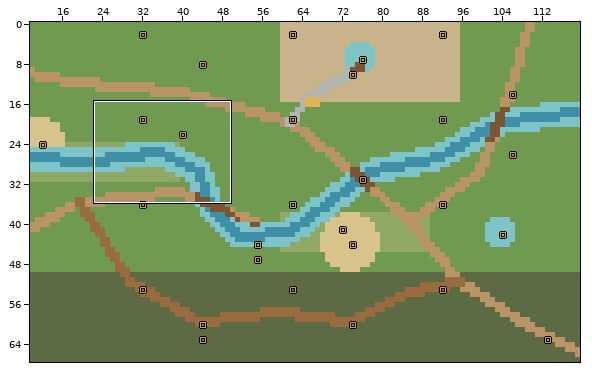
An edit to a level. LDtk project, art/source/world/hearthwild.ldtk. Above, an overview of the earlier version with the close-up marked.
Close-up. Earlier state:
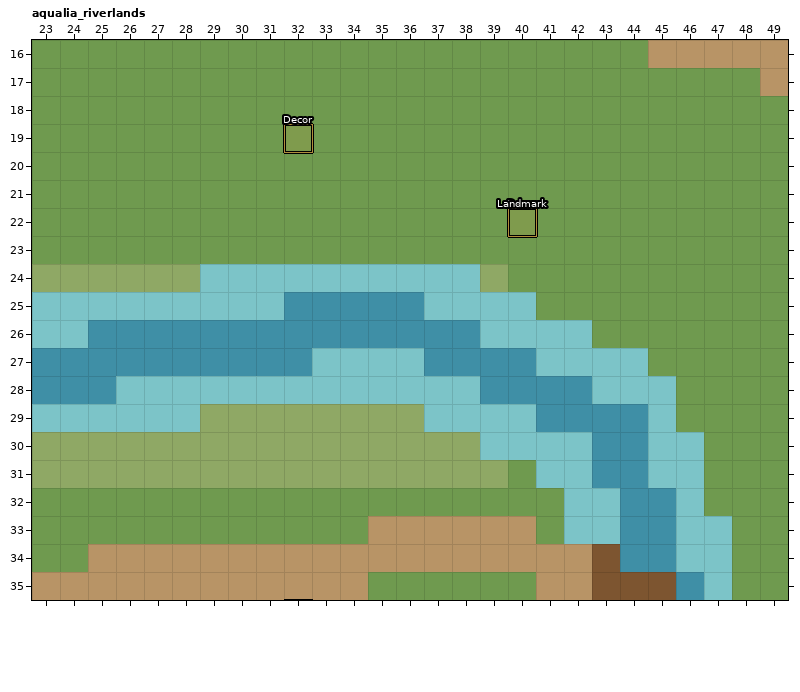
Cells are 32x32 px. Shown: aqualia_riverlands x 23..49, y 16..35. The commit also changed other parts of the map, which this record leaves out.
After:
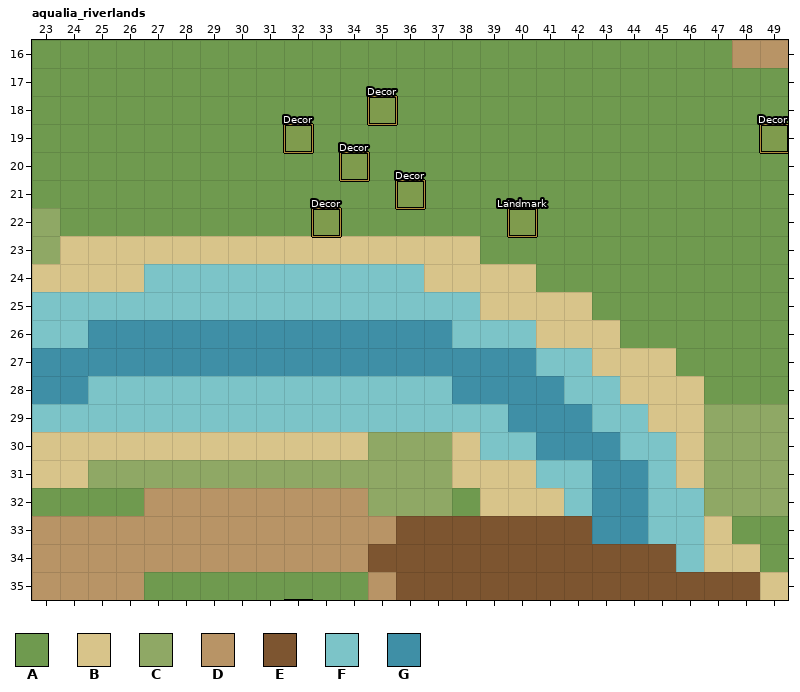
Key: from "ground": A 1 "grass", B 3 "sand", C 6 "reedbed"; from "paths": D 1 "dirt_path", E 4 "bridge"; from "water": F 1 "fresh_shallow", G 2 "fresh_deep".
_ is an empty cell, # one hidden under a higher layer.
Objects are placed by their top-left corner, in cells (3,4 is the top-left corner of cell 3,4); size is 1x1 cell unless given.
Edits made:
{"where": "layer \"ground\""}
{"y":22,"x":23,"old":"A","new":"C"}
{"y":23,"x":23,"old":"AAAAAAAAAAAAAAAA","new":"CBBBBBBBBBBBBBBB"}
{"y":24,"x":23,"old":"CCCCCC","new":"BBBB##"}
{"y":24,"x":37,"old":"##CA","new":"BBBB"}
{"y":25,"x":39,"old":"##AA","new":"BBBB"}
{"y":26,"x":41,"old":"##A","new":"BBB"}
{"y":27,"x":43,"old":"##A","new":"BBB"}
{"y":28,"x":44,"old":"##A","new":"BBB"}
{"y":29,"x":29,"old":"CCCCCCCC","new":"########"}
{"y":29,"x":45,"old":"#AAAA","new":"BBCCC"}
{"y":30,"x":23,"old":"CCCCCCCCCCCC","new":"BBBBBBBBBBBB"}
{"y":30,"x":38,"old":"C","new":"B"}
{"y":30,"x":46,"old":"#AAA","new":"BCCC"}
{"y":31,"x":23,"old":"CC","new":"BB"}
{"y":31,"x":38,"old":"CCA","new":"BBB"}
{"y":31,"x":46,"old":"#AAA","new":"BCCC"}
{"y":32,"x":34,"old":"AAAA","new":"#CCC"}
{"y":32,"x":39,"old":"AAA","new":"BBB"}
{"y":32,"x":47,"old":"AAA","new":"CCC"}
{"y":33,"x":41,"old":"A","new":"#"}
{"y":33,"x":47,"old":"#","new":"B"}
{"y":34,"x":47,"old":"#A","new":"BB"}
{"y":35,"x":48,"old":"AA","new":"#B"}
{"where": "layer \"water\""}
{"y":24,"x":27,"old":"__","new":"FF"}
{"y":24,"x":37,"old":"FF","new":"__"}
{"y":25,"x":32,"old":"GGGGG","new":"FFFFF"}
{"y":25,"x":39,"old":"FF","new":"__"}
{"y":26,"x":38,"old":"G","new":"F"}
{"y":26,"x":41,"old":"FF","new":"__"}
{"y":27,"x":33,"old":"FFFF","new":"GGGG"}
{"y":27,"x":43,"old":"FF","new":"__"}
{"y":28,"x":25,"old":"G","new":"F"}
{"y":28,"x":38,"old":"F","new":"G"}
{"y":28,"x":42,"old":"G","new":"F"}
{"y":28,"x":44,"old":"FF","new":"__"}
{"y":29,"x":29,"old":"________","new":"FFFFFFFF"}
{"y":29,"x":40,"old":"F","new":"G"}
{"y":29,"x":43,"old":"GGF","new":"FF_"}
{"y":30,"x":41,"old":"FF","new":"GG"}
{"y":30,"x":44,"old":"G","new":"F"}
{"y":30,"x":46,"old":"F","new":"_"}
{"y":31,"x":46,"old":"F","new":"_"}
{"y":32,"x":43,"old":"F","new":"G"}
{"y":32,"x":45,"old":"G","new":"F"}
{"y":33,"x":43,"old":"F","new":"G"}
{"y":33,"x":45,"old":"G","new":"F"}
{"y":33,"x":47,"old":"F","new":"_"}
{"y":34,"x":47,"old":"F","new":"_"}
{"y":35,"x":46,"old":"G","new":"#"}
{"where": "layer \"paths\""}
{"y":16,"x":45,"old":"DDD","new":"___"}
{"y":17,"x":49,"old":"D","new":"_"}
{"y":32,"x":27,"old":"________","new":"DDDDDDDD"}
{"y":33,"x":23,"old":"____________","new":"DDDDDDDDDDDD"}
{"y":33,"x":36,"old":"DDDDD__","new":"EEEEEEE"}
{"y":34,"x":23,"old":"__","new":"DD"}
{"y":34,"x":35,"old":"DDDDDDDD","new":"EEEEEEEE"}
{"y":34,"x":44,"old":"__","new":"EE"}
{"y":35,"x":27,"old":"DDDDDDDD______DD","new":"________DEEEEEEE"}
{"y":35,"x":46,"old":"___","new":"EEE"}
{"where": "layer \"decoration\""}
{"now": "\"Decor\" rectangle at 33,22"}
{"now": "\"Decor\" rectangle at 35,18"}
{"now": "\"Decor\" rectangle at 36,21"}
{"now": "\"Decor\" rectangle at 34,20"}
{"now": "\"Decor\" rectangle at 49,19"}
